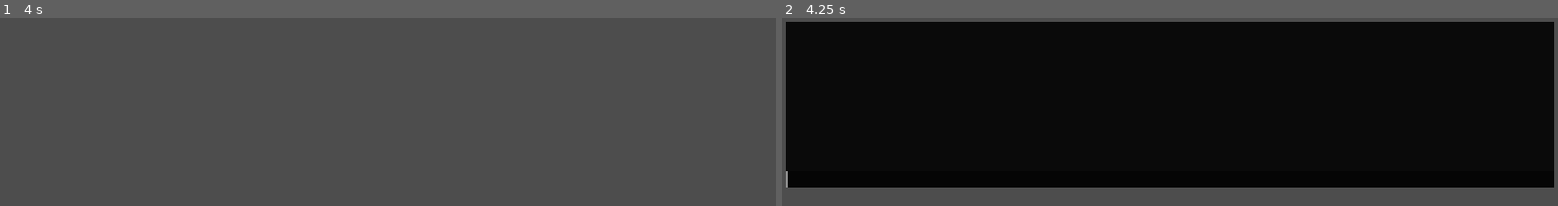
Above: before the commit, frames 1-2 (left to right).
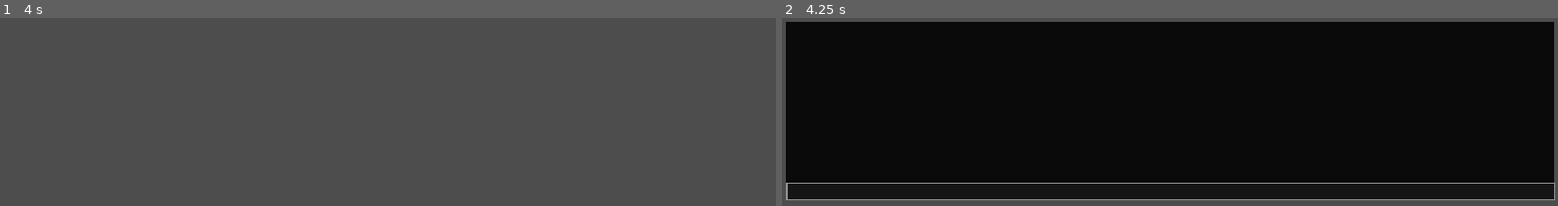
Above: after the commit, the same moments.

Repository: Nomok/Godot-Debug-Console
Game: Godot game, scene res://Scenes/ui_debugmenu.tscn
Same seed, same stepped clock (60 frames per second), same inputs: the game is played once before the commit and once after it. The project has no main scene, so this scene is started directly.
Inputs:
- Up to frame 1 (4 s): tap Enter at 0.5, 2, 3.5 s; hold Tab (ui_focus_next) 0.53-1.28 s; tap Space at 1.25, 2.75 s; tap Tab (ui_focus_next) at 1.35, 2.85 s; hold Tab (ui_focus_next) 2.03-2.78 s; hold Tab (ui_focus_next) from 3.53 s (still down)
- Up to frame 2 (4.25 s): keep holding Tab (ui_focus_next); tap ` (toggle_console) at 4.15 s

Frame 1 is identical in both runs. In frame 2, 7.2% of the frame differs, in the area x 0-100%, y 81-97%.

Commit message:
Minor cleanup

Diff:
--- a/Scenes/ui_debugmenu.tscn
+++ b/Scenes/ui_debugmenu.tscn
@@ -7,7 +7,7 @@
 bg_color = Color(0, 0, 0, 0.6313726)
 
 [sub_resource type="StyleBoxFlat" id="StyleBoxFlat_ywevt"]
-bg_color = Color(0, 0, 0, 0.73333335)
+bg_color = Color(0, 0, 0, 0.47058824)
 border_width_left = 1
 border_width_top = 1
 border_width_right = 1
@@ -34,15 +34,14 @@
 script = ExtResource("1_5n8p7")
 
 [node name="ConsoleMenu" type="VBoxContainer" parent="." unique_id=1173697584]
-visible = false
 layout_mode = 1
 anchors_preset = -1
-anchor_right = 0.9990001
-anchor_bottom = 0.377
+anchor_right = 1.0
+anchor_bottom = 0.4
 offset_left = 2.0
 offset_top = 3.0
-offset_right = -9.848145
-offset_bottom = 5.70401
+offset_right = -10.0
+offset_bottom = 8.799988
 grow_horizontal = 2
 theme_override_constants/separation = 0
 script = ExtResource("2_3psyd")
@@ -53,6 +52,7 @@
 theme_override_styles/panel = SubResource("StyleBoxFlat_sm63s")
 
 [node name="VBoxContainer" type="VBoxContainer" parent="ConsoleMenu/ConsoleLog" unique_id=1119134228]
+z_index = 1
 layout_mode = 2
 size_flags_horizontal = 3
 size_flags_vertical = 3
@@ -72,7 +72,6 @@
 drag_and_drop_selection_enabled = false
 virtual_keyboard_enabled = false
 caret_blink = true
-caret_force_displayed = true
 
 [node name="Stats" type="VBoxContainer" parent="." unique_id=2023789106]
 layout_mode = 1
--- a/Scripts/scr_debugconsole.gd
+++ b/Scripts/scr_debugconsole.gd
@@ -2,71 +2,62 @@
 
 # TODO: should probably put this in a singleton later so this can be in the main menu
 
-@onready var debug_menu: Control = $".."
 @onready var line_edit: LineEdit = $LineEdit
-@onready var console_log_cotainer: VBoxContainer = $ConsoleLog/VBoxContainer
+@onready var console_log_container: VBoxContainer = $ConsoleLog/VBoxContainer
 
-var console_menu_visible:bool = false
-var command_history:PackedStringArray = []
-var command_index : int = -1
+var console_visible: bool = false
+var command_history: PackedStringArray = []
+var command_index : int = -1 #
 
 func _ready() -> void:
+	self.visible = console_visible
 	line_edit.text_submitted.connect(_console_command_entered)
 
 ## Prints a string to the debug console.
-func cprint(text: String, text_color: Color = Color.WHITE) -> void:
-	var new_text = RichTextLabel.new()
-	console_log_cotainer.add_child(new_text)
-	new_text.owner = console_log_cotainer
+func cprint(text_input: String, text_color: Color = Color.WHITE) -> void:
+	var new_text: RichTextLabel = RichTextLabel.new()
+	console_log_container.add_child(new_text)
+	new_text.owner = console_log_container
 	new_text.fit_content = true
-	new_text.add_text(text)
+	new_text.add_text(text_input)
 	new_text.modulate = text_color
 
+# Toggle for visible and input acceptance
 func _input(event: InputEvent) -> void:
 	if event.is_action_pressed("toggle_console"):
-		console_menu_visible =! console_menu_visible
+		console_visible =! console_visible
 
-		# This whole method is coded like shit but fuck it, should be readable enough for who reads it
-		# should also be performant unless some dumbass is inputing the console key inhumanely fast
-		if console_menu_visible:
+		if console_visible:
 			# The await is here because without it inputs "`" when it first launches and I don't like it okay.
 			await get_tree().process_frame
-			# Pass in your method for player control toggle if needed
-			# Example:
-			#GameState.player_ref.movement_enabled = false
-			#GameState.player_ref.set_process_unhandled_input(false)
-			#Input.set_mouse_mode(Input.MOUSE_MODE_VISIBLE)
-			debug_menu.set_mouse_behavior_recursive(debug_menu.MOUSE_BEHAVIOR_ENABLED)
+			DebugMenu.set_mouse_behavior_recursive(DebugMenu.MOUSE_BEHAVIOR_ENABLED)
 			line_edit.grab_focus(true)
 			self.visible = true
 		else:
-			# Pass in your method for player control toggle if needed
-			# Example:
-			#GameState.player_ref.movement_enabled = true
-			#GameState.player_ref.set_process_unhandled_input(true)
-			#Input.set_mouse_mode(Input.MOUSE_MODE_CAPTURED)
-			debug_menu.set_mouse_behavior_recursive(debug_menu.MOUSE_BEHAVIOR_DISABLED)
+			DebugMenu.set_mouse_behavior_recursive(DebugMenu.MOUSE_BEHAVIOR_DISABLED)
 			line_edit.grab_focus(false)
 			self.visible = false
 			line_edit.clear()
-			#resets the command selection index when closing the console
-			command_index = -1
+			command_index = -1 # resets the command selection index when closing the console
 
-	if event.is_action_pressed("ui_focus_next") and !command_history.is_empty() and console_menu_visible:
+	# This is broken and needs to be refactored at some point
+	if event.is_action_pressed("ui_focus_next") and console_visible:
+		get_viewport().set_input_as_handled() # Mark the input as handled so the Text node ignores it
+		if !command_history.is_empty():
 			if command_index < command_history.size() - 1: command_index += 1
 			else: command_index = 0
 			line_edit.text = command_history[command_index]
 			line_edit.caret_column = line_edit.text.length()
 
-	elif event is InputEventKey and event.is_pressed() and line_edit.is_editing() and command_index != -1:
-			command_index = -1
+	if event is InputEventKey and event.is_pressed() and line_edit.is_editing() and command_index != -1:
+		command_index = -1
 
 func _console_command_entered(command: String) -> void:
-	#Sees if the command typed in the text input in the console matches a function name and its arguments found in scr_consolecommands
+	# Sees if the command typed in the text input in the console matches a function name and its arguments found in scr_consolecommands
 	var registered_command: String = command.get_slice(" ", 0)
 	ConsoleCommands.called_command = Callable(ConsoleCommands, registered_command)
 
-	#Adds the typed command whether incorrect or not into the command history
+	# Adds the typed command whether incorrect or not into the command history
 	if !command_history.has(command): command_history.push_back(command)
 
 	cprint(">" + command, Color.GRAY)
@@ -78,7 +69,6 @@
 	ConsoleCommands.arguments.remove_at(0)
 
 	if ConsoleCommands.called_command.is_valid():
-
 		if ConsoleCommands.called_command.get_argument_count() == ConsoleCommands.arguments.size():
 			ConsoleCommands.called_command.callv(ConsoleCommands.arguments)
 			cprint(ConsoleCommands.output_console_text, Color.WHITE)
